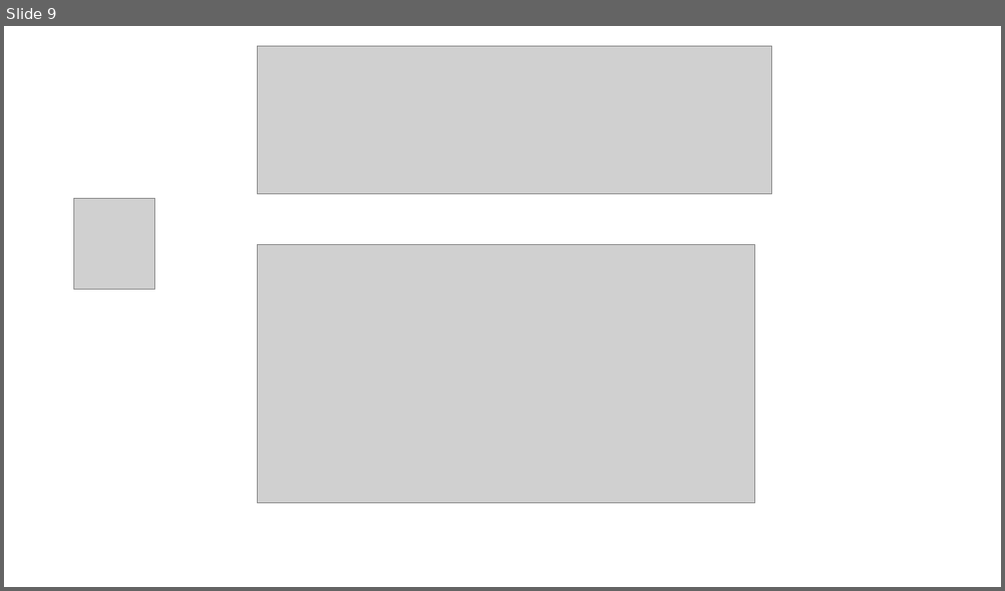
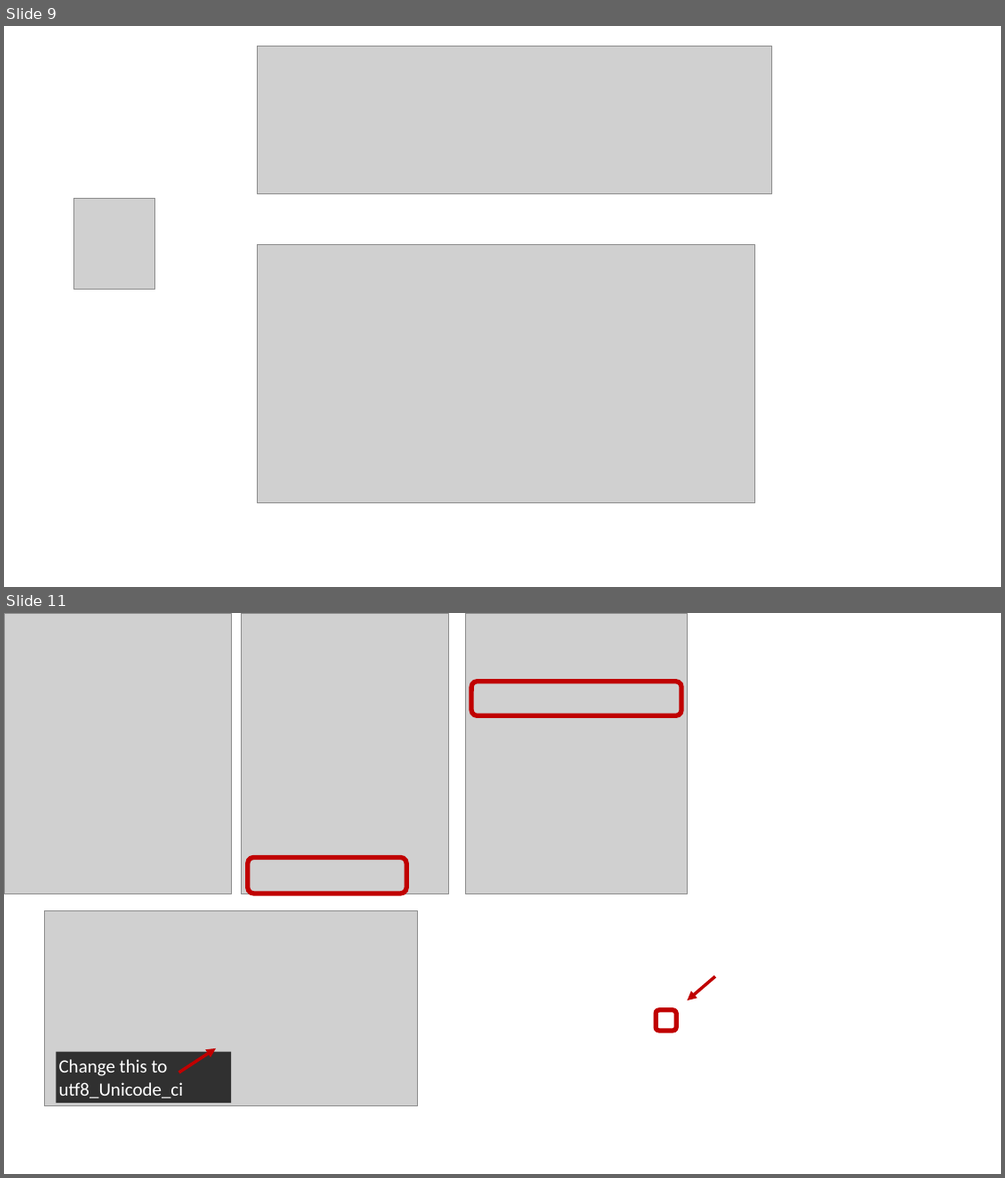
Before and after one commit to stats4sd/Installation-Guides, a slide deck: devResources/Screenshots - Chris.pptx. Shown one above the other, each under a label of ours: slide 9 before the commit, slides 9 and 11 after it; the slides between them are not shown. The pictures are 1005x591 and 1005x1178 pixels, drawn with LibreOffice and Linux fonts; fonts in the diff are those of the drawing; grey boxes stand for pictures. Boxes give left, top, right and bottom in pixels: in the first picture for what was removed or moved away, otherwise in the second. Text is boxed around its words. In the diff, an @@ line names an element or a change of style, - is before the commit and + after.

```diff
--- a/devResources/Screenshots - Chris.pptx
+++ b/devResources/Screenshots - Chris.pptx
@@ slide 11 added at <box>4,613,1001,1174</box>, background #FFFFFF @@
@@ picture added at <box>4,613,231,893</box> @@
@@ picture added at <box>242,613,449,893</box> @@
@@ picture added at <box>465,613,688,893</box> @@
@@ rounded rectangle added at <box>471,681,681,715</box>, outline #C00000 4.5 pt @@
@@ rounded rectangle added at <box>248,858,406,893</box>, outline #C00000 4.5 pt @@
@@ picture added at <box>44,910,418,1107</box> @@
@@ arrow added from (715, 976) to (688, 1000), #C00000 3 pt @@
@@ rounded rectangle added at <box>656,1010,676,1030</box>, outline #C00000 4.5 pt @@
@@ rectangle added at <box>56,1052,231,1103</box>, fill #000000 at 77% opacity, 18 pt, text #FFFFFF @@
+Change this to utf8_Unicode_ci
@@ arrow added from (179, 1072) to (216, 1048), #C00000 3 pt @@
```
Also in this commit, not shown: 8 other slides added, 1 slide removed, 15 other files.
